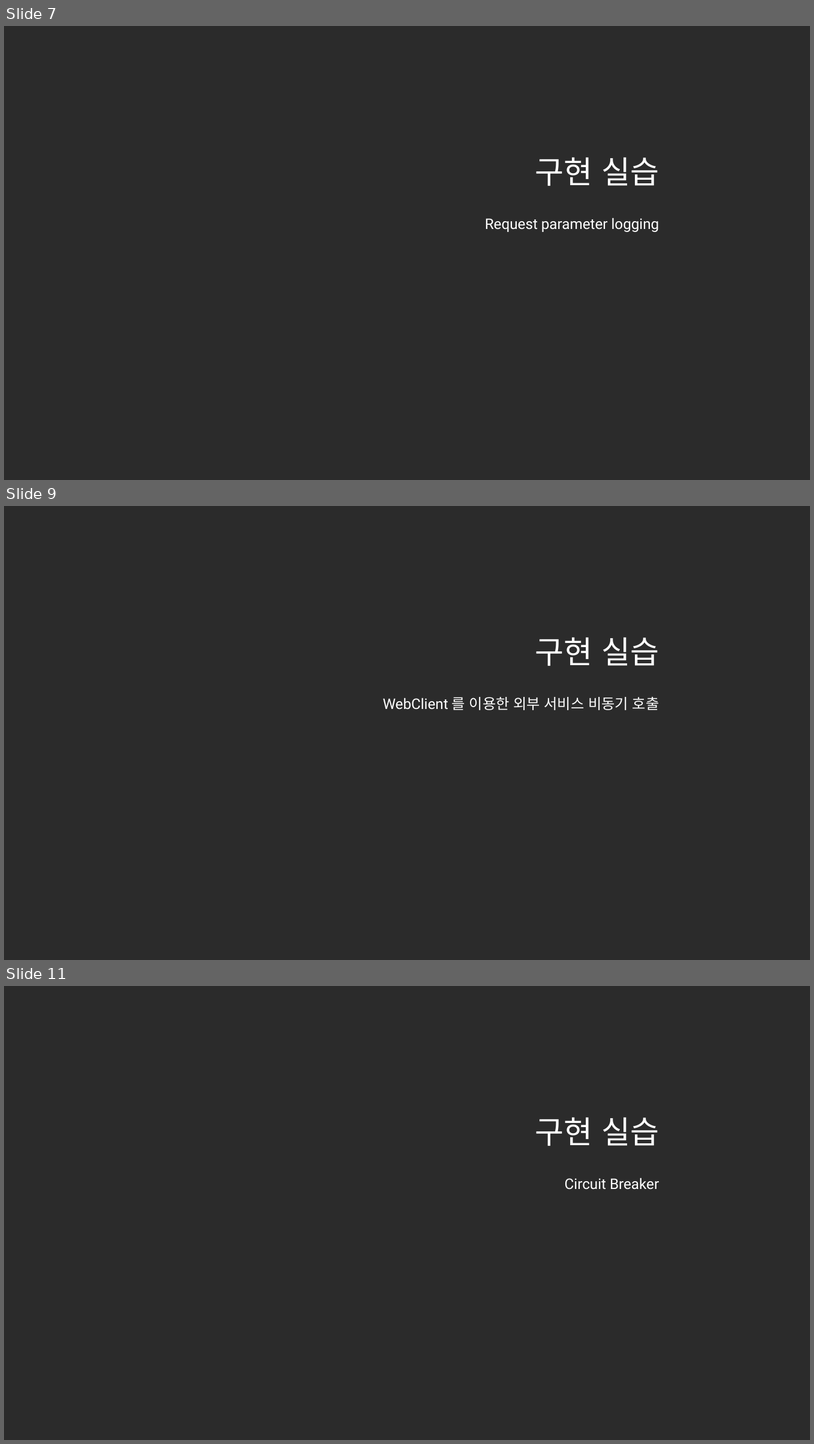
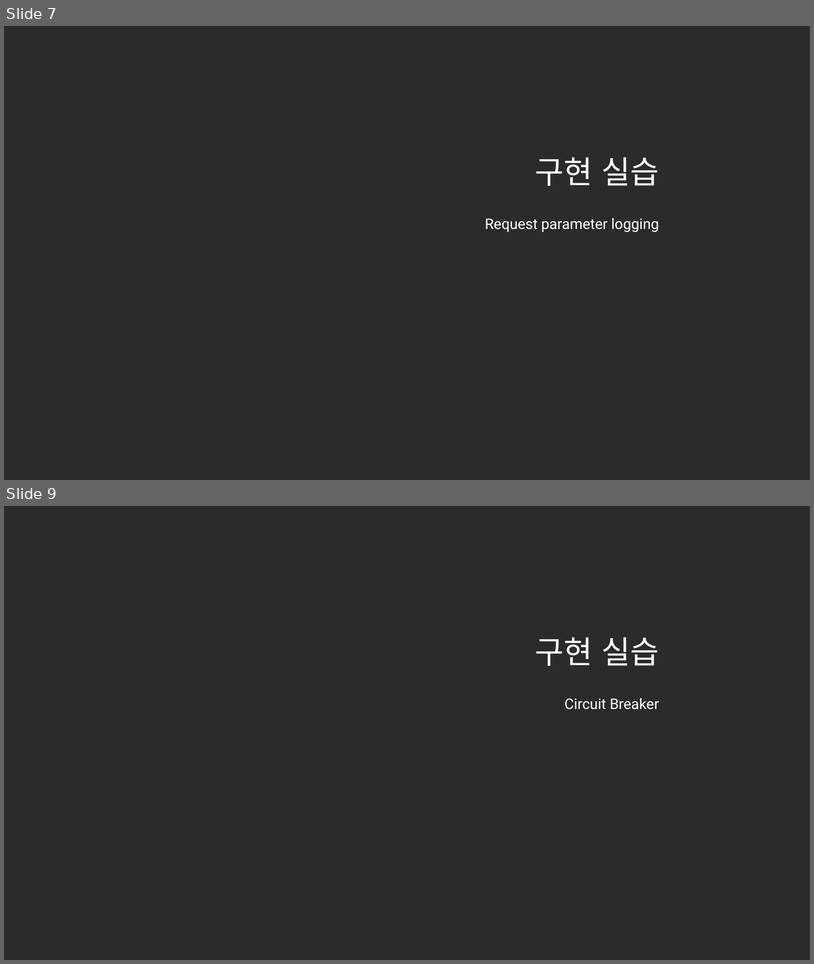
Before and after one commit to nayasis/fastcampus-hyper-webflux, a slide deck: 99.ppt/[Ch4-6. 실무형 심화개발.pptx. Shown one above the other, each under a label of ours: slides 7, 9 and 11 before the commit, slides 7 and 9 after it; the slides between them are not shown. The pictures are 814x1444 and 814x964 pixels, drawn with LibreOffice and Linux fonts; fonts in the diff are those of the drawing; background and template pictures are left out; a plain dark background stands for a picture behind light text. Boxes give left, top, right and bottom in pixels: in the first picture for what was removed or moved away, otherwise in the second. Text is boxed around its words. In the diff, an @@ line names an element or a change of style, - is before the commit and + after.

Commit message:
WebClient 클립 삭제

```diff
--- a/99.ppt/[Ch4-6. 실무형 심화개발.pptx
+++ b/99.ppt/[Ch4-6. 실무형 심화개발.pptx
@@ slide 9 removed at (4,506,810,960), background picture (left out) @@
@@ title removed at (536,637,659,666) @@
-구현 실습
@@ subtitle removed at (383,696,660,710) @@
-WebClient 를 이용한 외부 서비스 비동기 호출
@@ what was slide 11 is now slide 9 @@
```
Also in this commit, not shown: 5 slides changed, 1 other slide removed.
